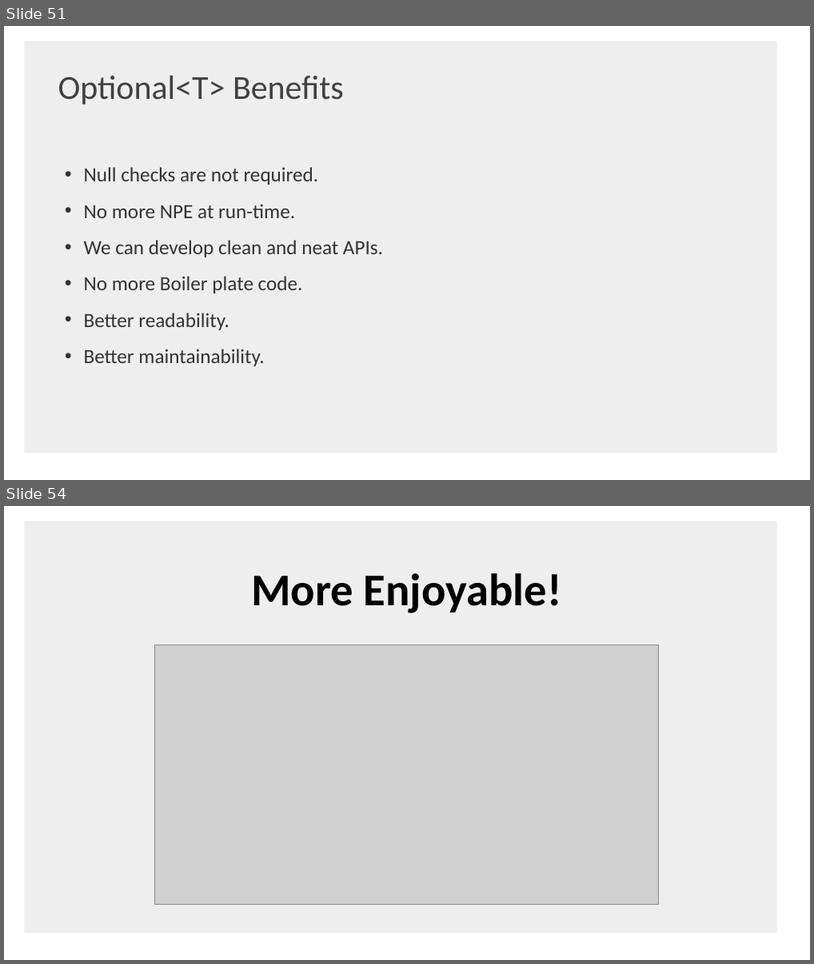
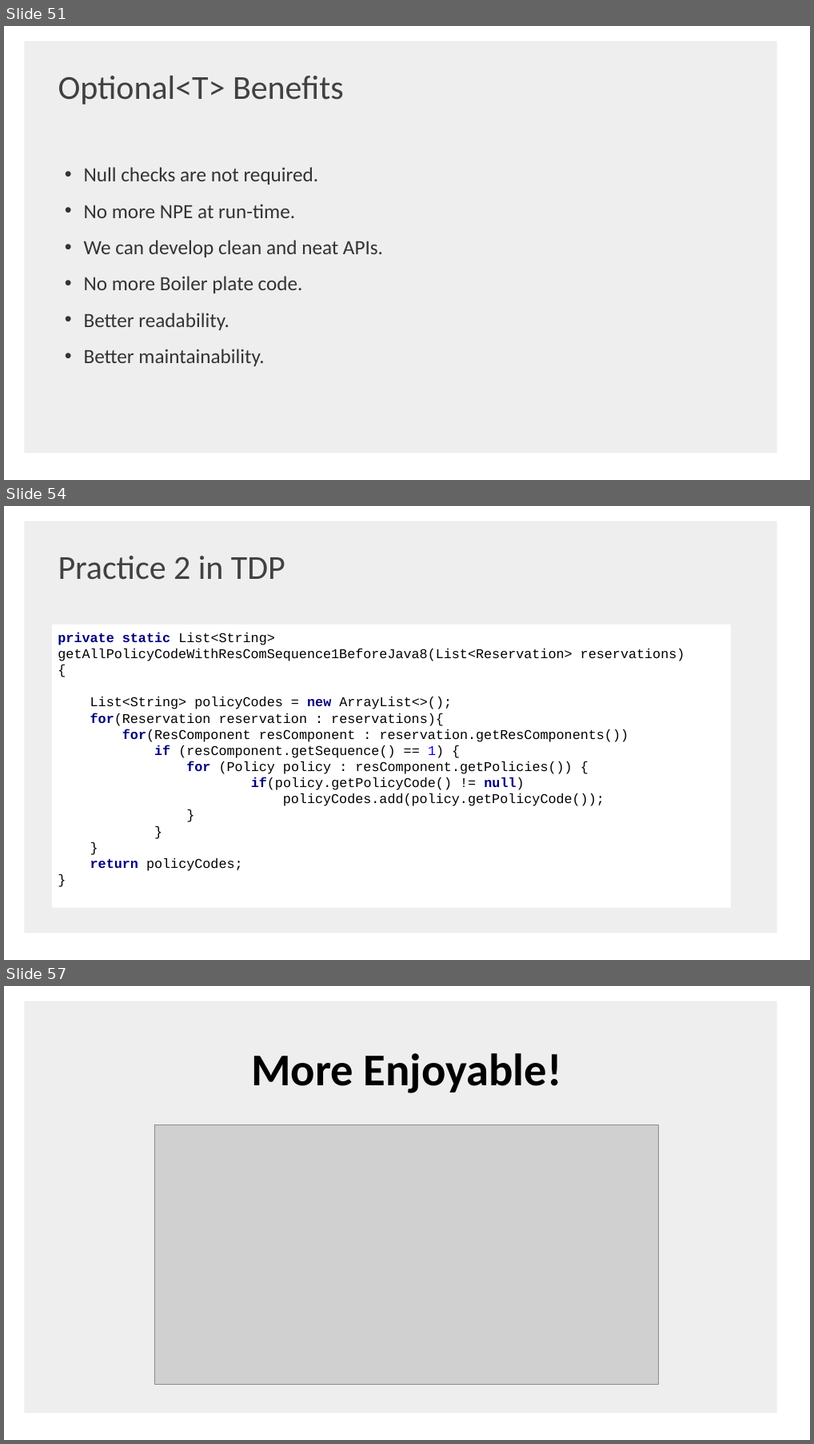
Before and after one commit to shaojie-xu-kp/Java8_lunch_learn, a slide deck: Java 8 & TDP.pptx. Shown one above the other, each under a label of ours: slides 51 and 54 before the commit, slides 51, 54 and 57 after it; the slides between them are not shown. The pictures are 814x964 and 814x1444 pixels, drawn with LibreOffice and Linux fonts; fonts in the diff are those of the drawing; grey boxes stand for pictures; background and template pictures are left out. Boxes give left, top, right and bottom in pixels: in the first picture for what was removed or moved away, otherwise in the second. Text is boxed around its words. In the diff, an @@ line names an element or a change of style, - is before the commit and + after.

```diff
--- a/Java 8 & TDP.pptx
+++ b/Java 8 & TDP.pptx
@@ slide 54 added at (4,506,810,960), background #FFFFFF; not listed: 1 template element that a slide beside it also shows @@
@@ text added at (58,556,286,580), 40 pt, text #414042 @@
+Practice 2 in TDP
@@ rectangle added at (52,624,731,908), fill #FFFFFF, 16 pt, text #000000 @@
+private static List<String> getAllPolicyCodeWithResComSequence1BeforeJava8(List<Reservation> reservations)
+{
+List<String> policyCodes = new ArrayList<>();
+for(Reservation reservation : reservations){
+for(ResComponent resComponent : reservation.getResComponents())
+if (resComponent.getSequence() == 1) {
+for (Policy policy : resComponent.getPolicies()) {
+if(policy.getPolicyCode() != null)
+policyCodes.add(policy.getPolicyCode());
+}
+}
+}
+return policyCodes;
+}
@@ what was slide 54 is now slide 57 @@
```
Also in this commit, not shown: 2 slides changed, 2 other slides added, 1 other file.
